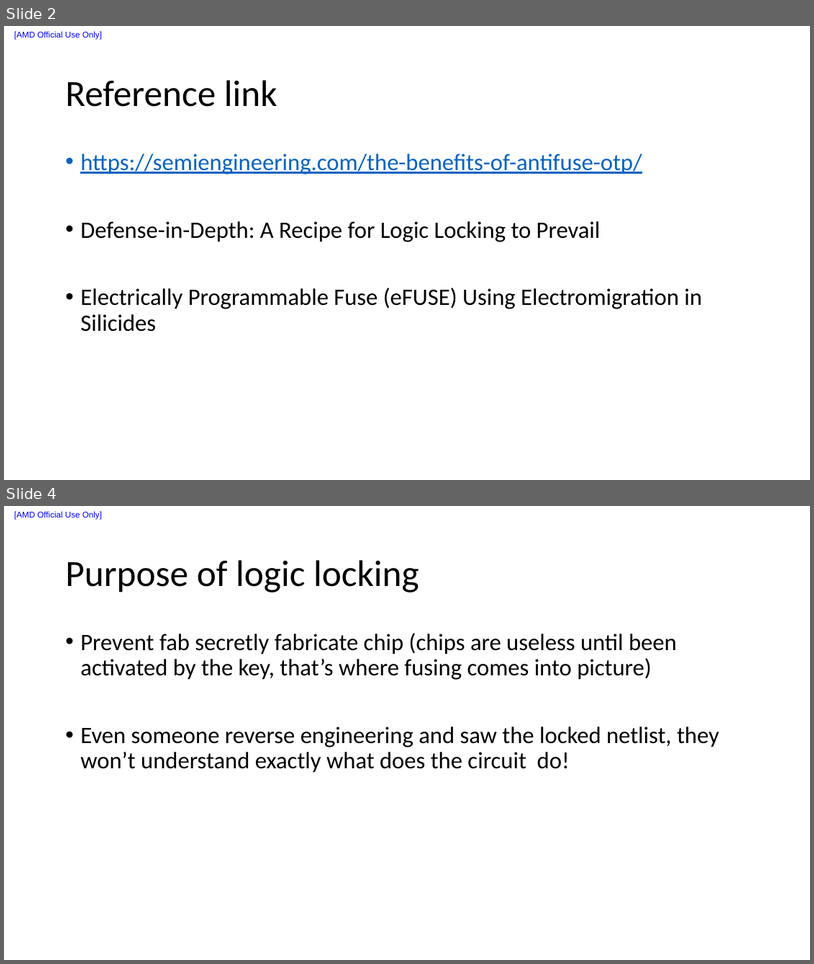
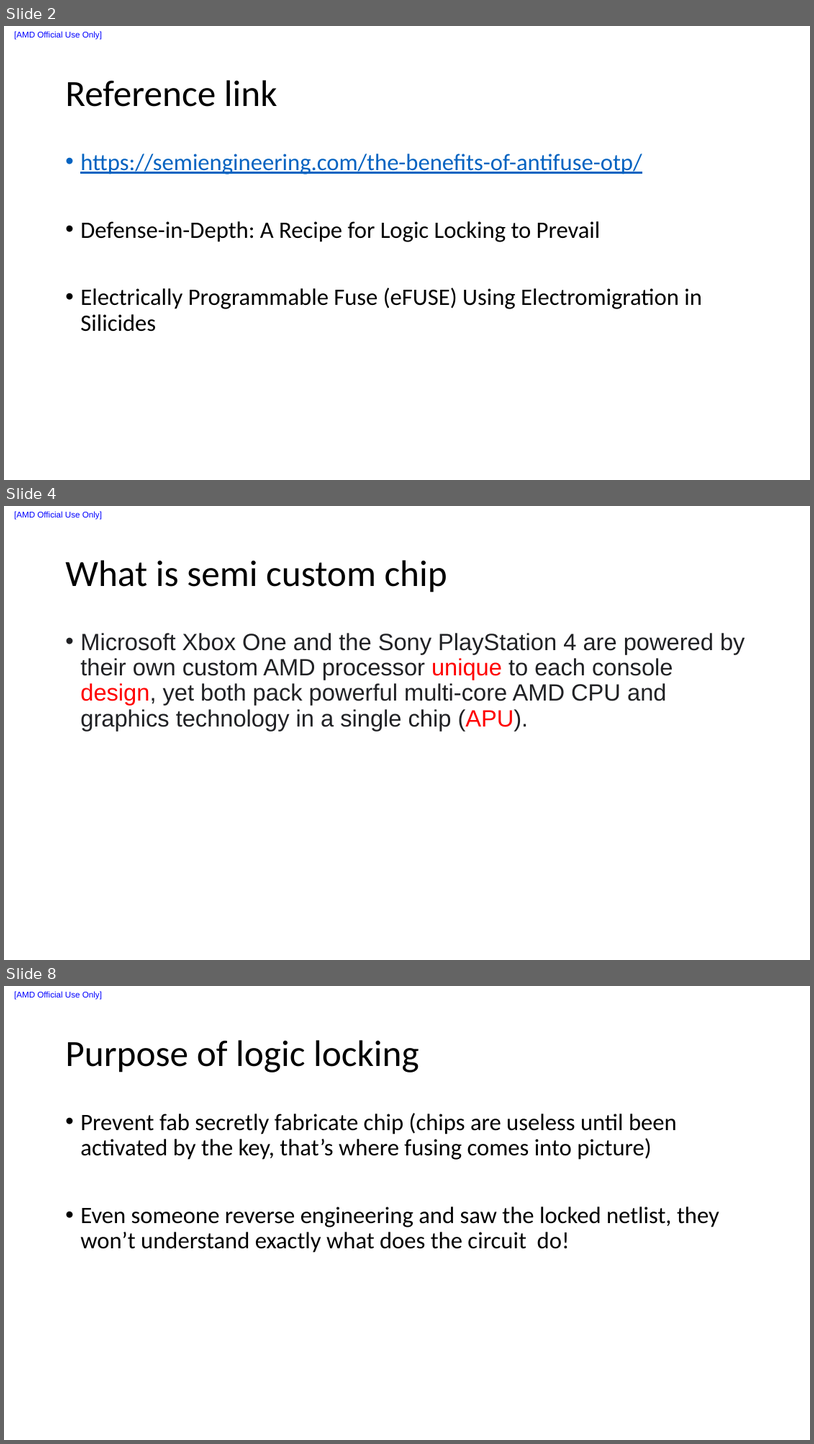
Before and after one commit to liuxu-github-ui/SemiconductorTechnology, a slide deck: Testing/efuse.pptx. Shown one above the other, each under a label of ours: slides 2 and 4 before the commit, slides 2, 4 and 8 after it; the slides between them are not shown. The pictures are 814x964 and 814x1444 pixels, drawn with LibreOffice and Linux fonts; fonts in the diff are those of the drawing. Boxes give left, top, right and bottom in pixels: in the first picture for what was removed or moved away, otherwise in the second. Text is boxed around its words. In the diff, an @@ line names an element or a change of style, - is before the commit and + after.

```diff
--- a/Testing/efuse.pptx
+++ b/Testing/efuse.pptx
@@ slide 4 added at [4, 506, 810, 960], background #FFFFFF; not listed: 1 template element that a slide beside it also shows @@
@@ title added at [65, 560, 448, 592], 44 pt, text #000000 @@
+What is semi custom chip
@@ text added at [80, 633, 746, 730], 28 pt, text #202124 @@
+• Microsoft Xbox One and the Sony PlayStation 4 are powered by their own custom AMD processor unique to each console design, yet both pack powerful multi-core AMD CPU and graphics technology in a single chip (APU).
@@ what was slide 4 is now slide 8 @@
```
Also in this commit, not shown: 1 slide changed, 3 other slides added, 1 other file.
